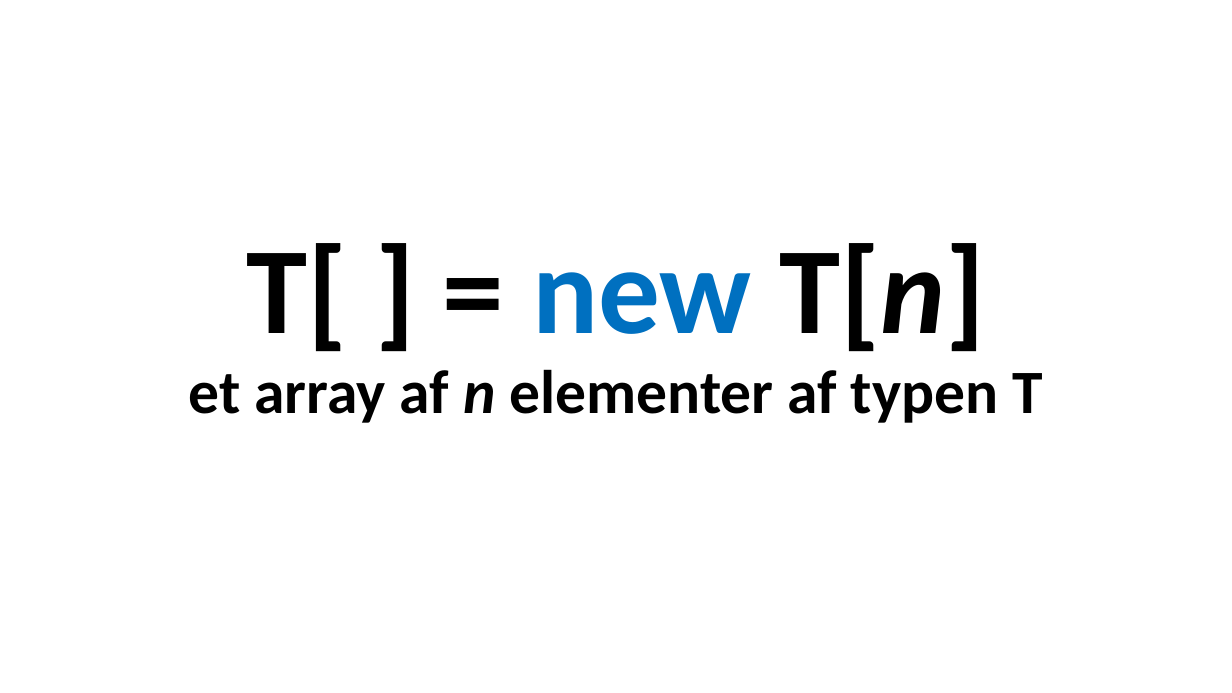
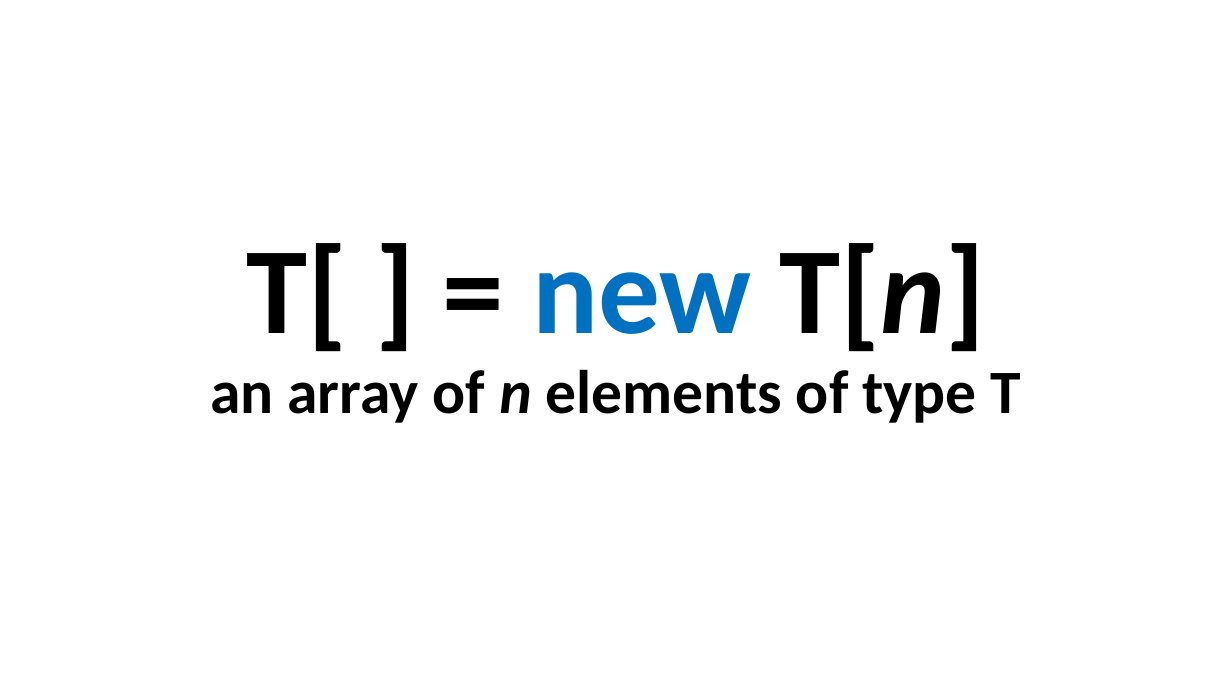
Before and after one commit to perl-easj/Teaching-materials, a slide deck: slide 8 of CSharpProgramming/Presentations/ProgPartII/Lists.pptx. Drawn at 1232x693 pixels with LibreOffice and Linux fonts; fonts in the diff are those of the drawing. Boxes give left, top, right and bottom in pixels: in the first picture for what was removed or moved away, otherwise in the second. Text is boxed around its words. In the diff, an @@ line names an element or a change of style, - is before the commit and + after.

```diff
--- a/CSharpProgramming/Presentations/ProgPartII/Lists.pptx
+++ b/CSharpProgramming/Presentations/ProgPartII/Lists.pptx
@@ title at (210, 243, 1021, 423): text changed @@
-T[ ] = new T[n]
-et array af n elementer af typen T
+T[ ] = new T[n]
+an array of n elements of type T
```
Also in this commit, not shown: 19 other slides changed, 9 other files.
